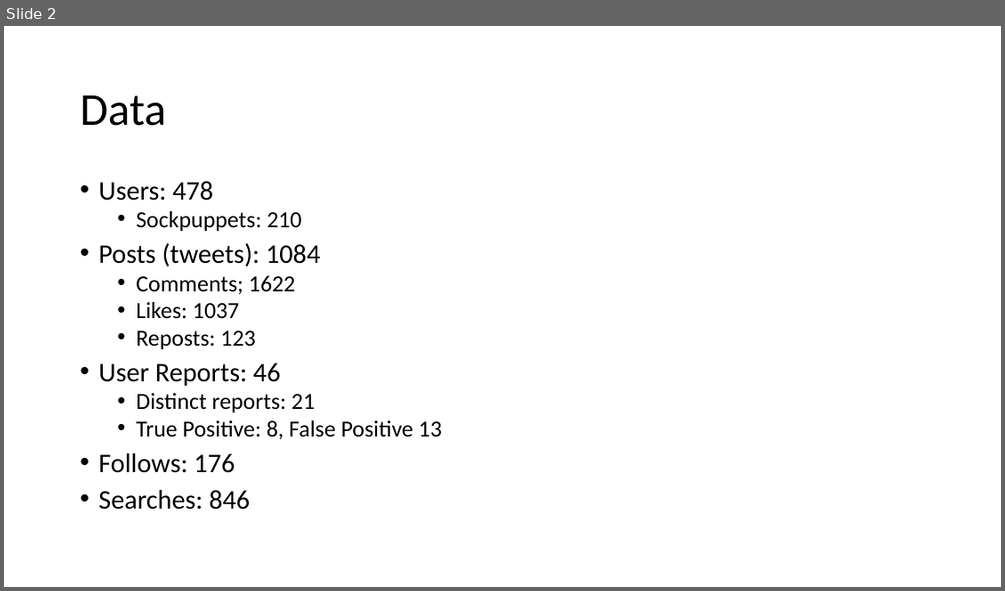
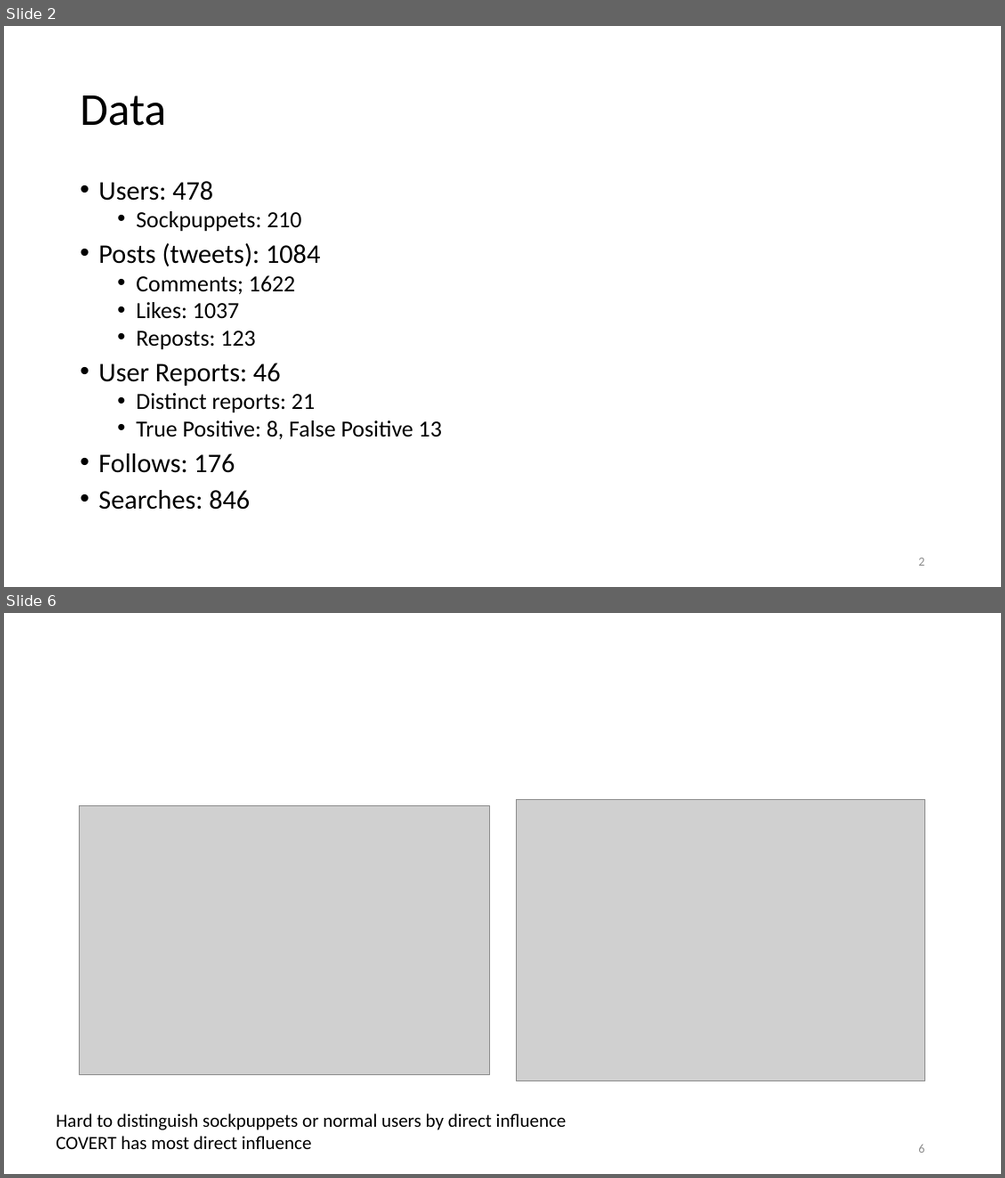
Before and after one commit to ruiliu310/dartpost-research, a slide deck: docs/dartpost.pptx. Shown one above the other, each under a label of ours: slide 2 before the commit, slides 2 and 6 after it; the slides between them are not shown. The pictures are 1005x591 and 1005x1178 pixels, drawn with LibreOffice and Linux fonts; fonts in the diff are those of the drawing; grey boxes stand for pictures. Boxes give left, top, right and bottom in pixels: in the first picture for what was removed or moved away, otherwise in the second. Text is boxed around its words. In the diff, an @@ line names an element or a change of style, - is before the commit and + after.

```diff
--- a/docs/dartpost.pptx
+++ b/docs/dartpost.pptx
@@ slide 6 added at <box>4,613,1001,1174</box>, background #FFFFFF @@
@@ picture added at <box>517,799,925,1080</box> @@
@@ picture added at <box>80,806,490,1075</box> @@
@@ text added at <box>56,1113,566,1149</box>, 18 pt, text #000000 @@
+Hard to distinguish sockpuppets or normal users by direct influence
+COVERT has most direct influence
@@ page number added at <box>918,1144,924,1152</box>, 12 pt, text #8C8C8C @@
+6
@@ slide 2 changed as well @@
@@ page number added at <box>918,557,924,565</box>, 12 pt, text #8C8C8C @@
+2
```
Also in this commit, not shown: 3 other slides changed, 7 other slides added, 1 other file.
